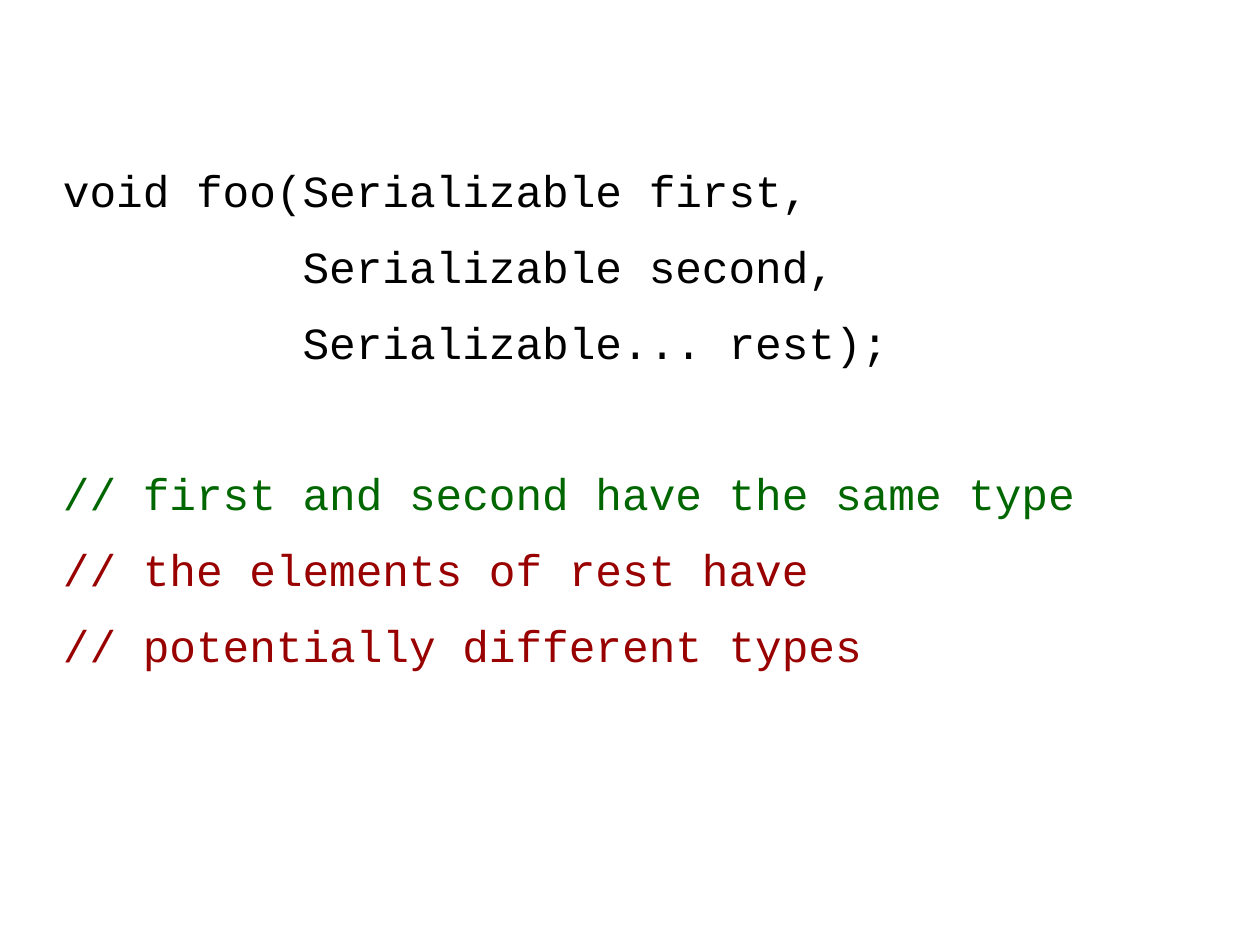
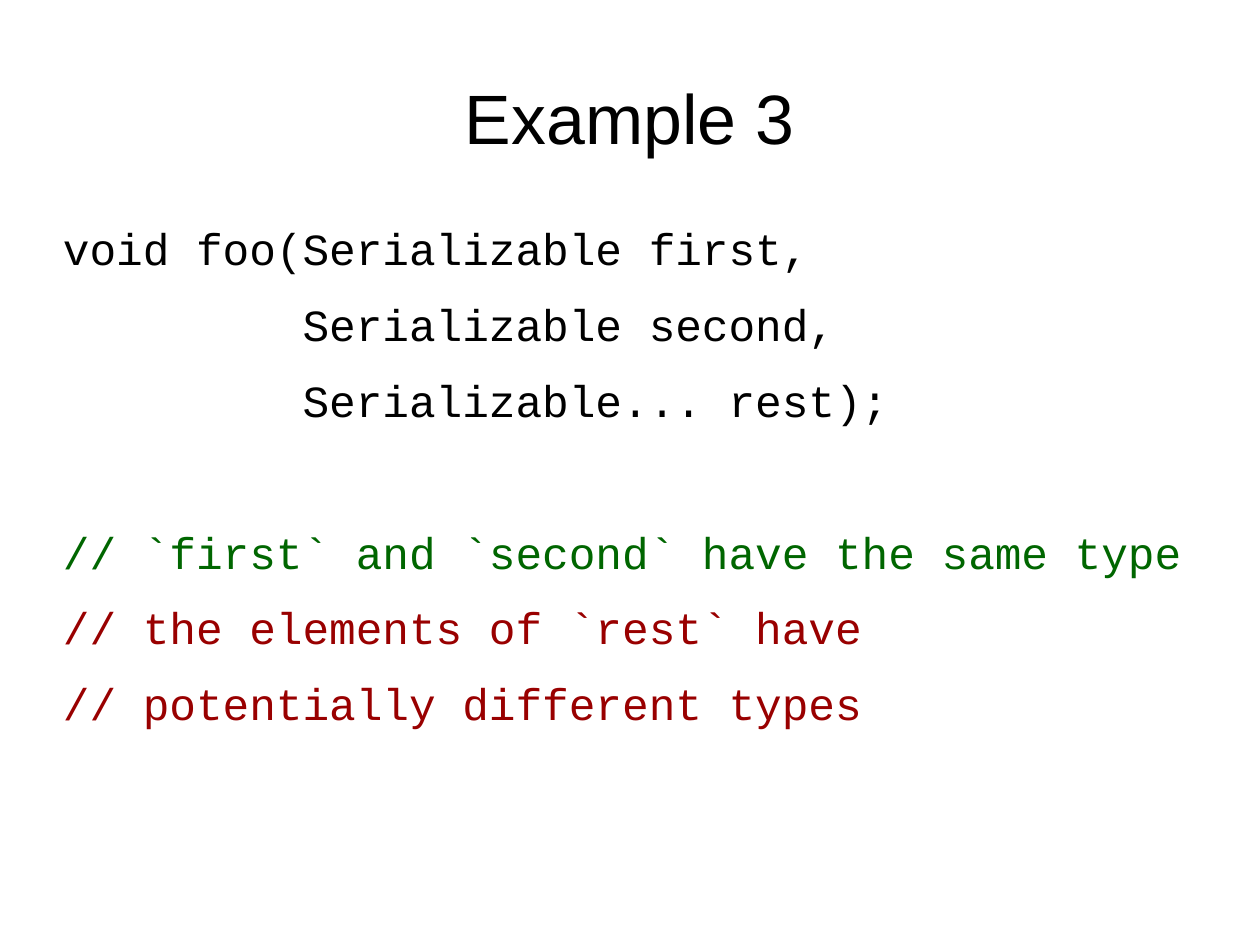
Before and after one commit to theres-waldo/concepts-tweaks, a slide deck: slide 3 of foo-conceptname.odp. Drawn at 1260x945 pixels with LibreOffice and Linux fonts; fonts in the diff are those of the drawing. Boxes give left, top, right and bottom in pixels: in the first picture for what was removed or moved away, otherwise in the second. Text is boxed around its words. In the diff, an @@ line names an element or a change of style, - is before the commit and + after.

Commit message:
foo-conceptname.odp: improve slides and add a fourth example

```diff
--- a/foo-conceptname.odp
+++ b/foo-conceptname.odp
@@ title added at box(465, 93, 795, 157), 44 pt, text #000000 @@
+Example 3
@@ text "void foo(Serializable first,": place and size @@
-text "void foo(Serializable first," at box(63, 175, 1075, 672)
+text "void foo(Serializable first," at box(63, 234, 1182, 730)
@@ text at box(143, 537, 1182, 645): text changed @@
-// first and second have the same type
-// the elements of rest have
+// `first` and `second` have the same type
+// the elements of `rest` have
```
Also in this commit, not shown: 2 other slides changed, 2 slides added.
